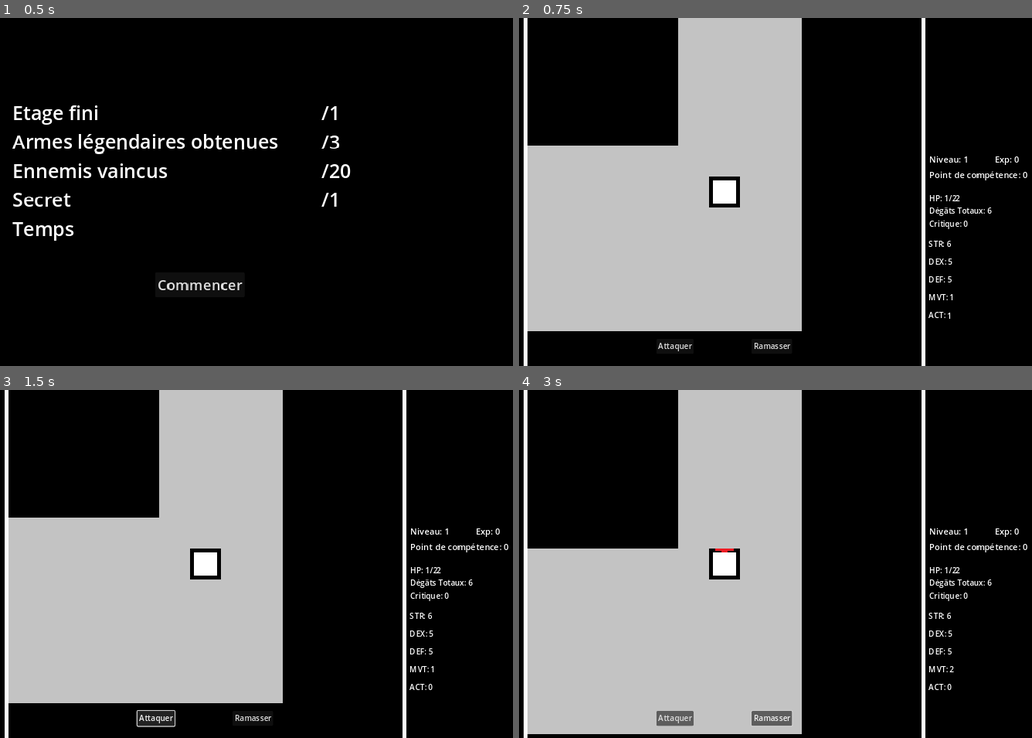
Above: before the commit, frames 1-4 (two rows, left to right).
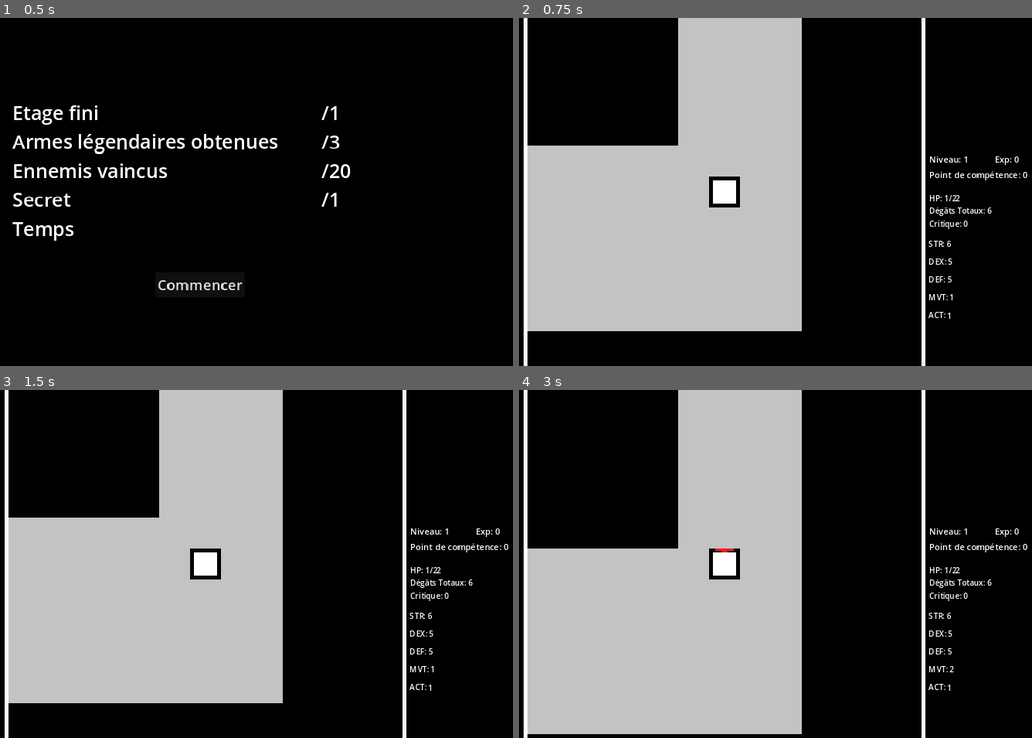
Above: after the commit, the same moments.

Repository: Deklou/Donjon_Not_Finale
Game: Godot game, scene res://root.tscn
The game is run twice, just before and just after one commit, with the same random seed, the same clock (stepped at 60 frames per second) and the same inputs.
Inputs (mouse positions are in pixels of both pictures, inside the frame that each line leads up to):
- Up to frame 1 (0.5 s): no input
- Up to frame 2 (0.75 s): click "Commencer" at 0.5 s
- Up to frame 3 (1.5 s): click (153, 717) at 1.25 s, where only the run before the commit has a clickable "Attaquer"
- Up to frame 4 (3 s): click (770, 717) at 2 s, where only the run before the commit has a clickable "Ramasser"; tap Enter at 2.75 s; move the mouse to (693, 633) at 2.77 s; hold W (up) from 2.78 s (still down); click (693, 633) at 2.92 s

Frame 1 is identical in both runs. In frame 2, 0.1% of the frame differs, in the area x 27-54%, y 93-96%; in frame 3, 0.5%; in frame 4, 0.6%, in the area x 26-85%, y 84-97%.

Commit message:
coffre ouvrable dos, attaque apparait ciblage et suppr bouton ramasser

Diff:
--- a/Autoload/Game_State.gd
+++ b/Autoload/Game_State.gd
@@ -34,6 +34,10 @@
 
 var ending_triggered : bool = false #fin relative à la demo
 
+#Player interface down
+
+signal show_attack_button #cache le bouton d'attaque quand le joueur n'entre pas en combat
+
 func player_has_moved(): #c'est ici qu'est régit le comportement des points de mouvements quand le joueur se déplace
 	if GameData.player_current_movement_point > 0:
 		GameData.player_current_movement_point = GameData.player_current_movement_point - 1
@@ -53,6 +57,7 @@
 	else:
 		if GameState.is_ennemy_turn == false and GameData.player_current_movement_point == 0:
 			GameData.player_current_movement_point = GameData.player_MAX_movement_point
+	show_attack_button.emit() #envoi à interface down
 	StatsSystem.update_stats()
 	EntitiesState.update_stats.emit()
 
--- a/Objects/Chest.tscn
+++ b/Objects/Chest.tscn
@@ -22,7 +22,7 @@
 [node name="CollisionShape2D" type="CollisionPolygon2D" parent="Interaction_Area"]
 position = Vector2(0, 16)
 build_mode = 1
-polygon = PackedVector2Array(40, -24, 40, 16, 32, 16, 32, 24, -32, 24, -32, 16, -40, 16, -40, -24)
+polygon = PackedVector2Array(40, -24, 40, 16, 32, 16, 32, 24, -32, 24, -32, 16, -40, 16, -40, -24, -31.8342, -24, -32, -56, 32, -56, 32, -24)
 
 [node name="Chest_Collision" type="CollisionShape2D" parent="."]
 position = Vector2(0, 14.5)
--- a/UI/interface_down.gd
+++ b/UI/interface_down.gd
@@ -1,4 +1,7 @@
 extends Control
+
+func _ready():
+	GameState.show_attack_button.connect(player_has_entered_combat)
 
 func _on_attack_button_pressed():
 	if GameState.enemy_range_entered == true and GameState.is_ennemy_turn == false and GameData.player_current_action_point > 0:
@@ -6,3 +9,9 @@
 	GameState.player_has_acted()
 	StatsSystem.update_stats()
 	GameState.player_turn_end()
+
+func player_has_entered_combat():
+	if not EntitiesState.enemy_triggered_list.is_empty():
+		$HBoxContainer/Attack_button.visible = true
+	else:
+		$HBoxContainer/Attack_button.visible = false
--- a/UI/user_interface.tscn
+++ b/UI/user_interface.tscn
@@ -381,15 +381,10 @@
 alignment = 1
 
 [node name="Attack_button" type="Button" parent="MarginContainer_down/interface_down/HBoxContainer"]
+visible = false
 layout_mode = 2
 size_flags_vertical = 4
 text = "Attaquer
-"
-
-[node name="Pick_up_button" type="Button" parent="MarginContainer_down/interface_down/HBoxContainer"]
-layout_mode = 2
-size_flags_vertical = 4
-text = "Ramasser
 "
 
 [connection signal="pressed" from="MarginContainer_right/white_bg_right/interface_right/Player_Profil/Player_Stats/Button_Stat/HBoxContainer_STR/plus_STR_button" to="MarginContainer_right/white_bg_right/interface_right/Player_Profil" method="_on_plus_str_button_pressed"]
